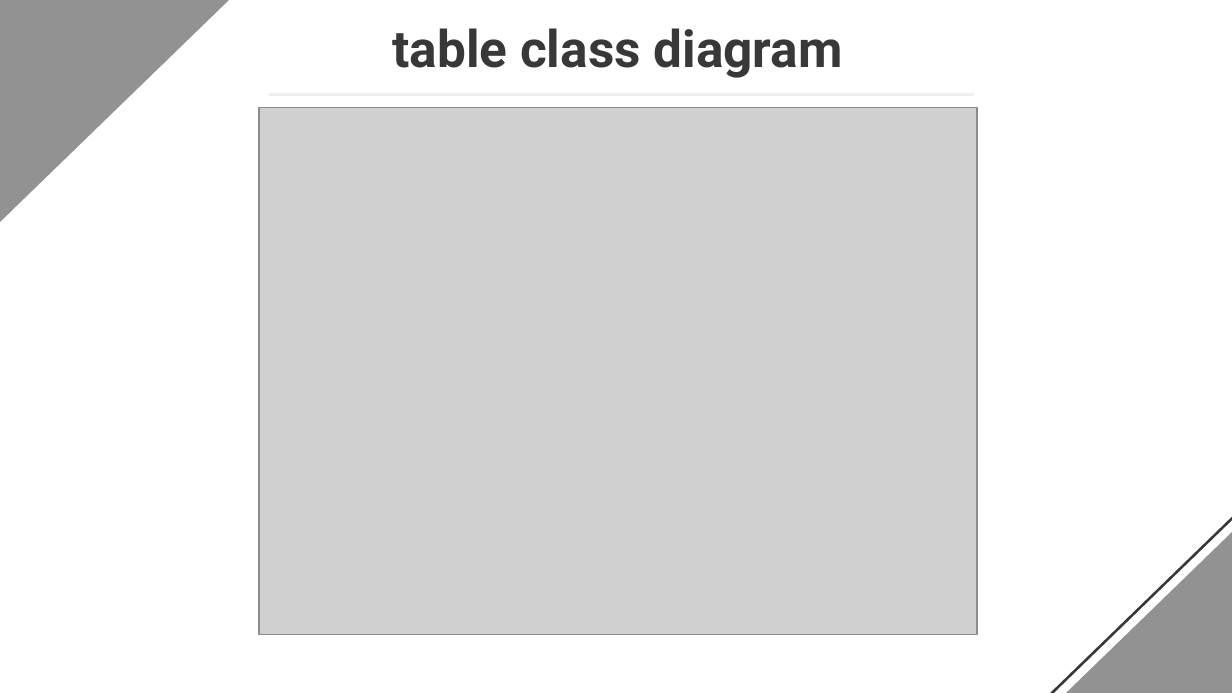
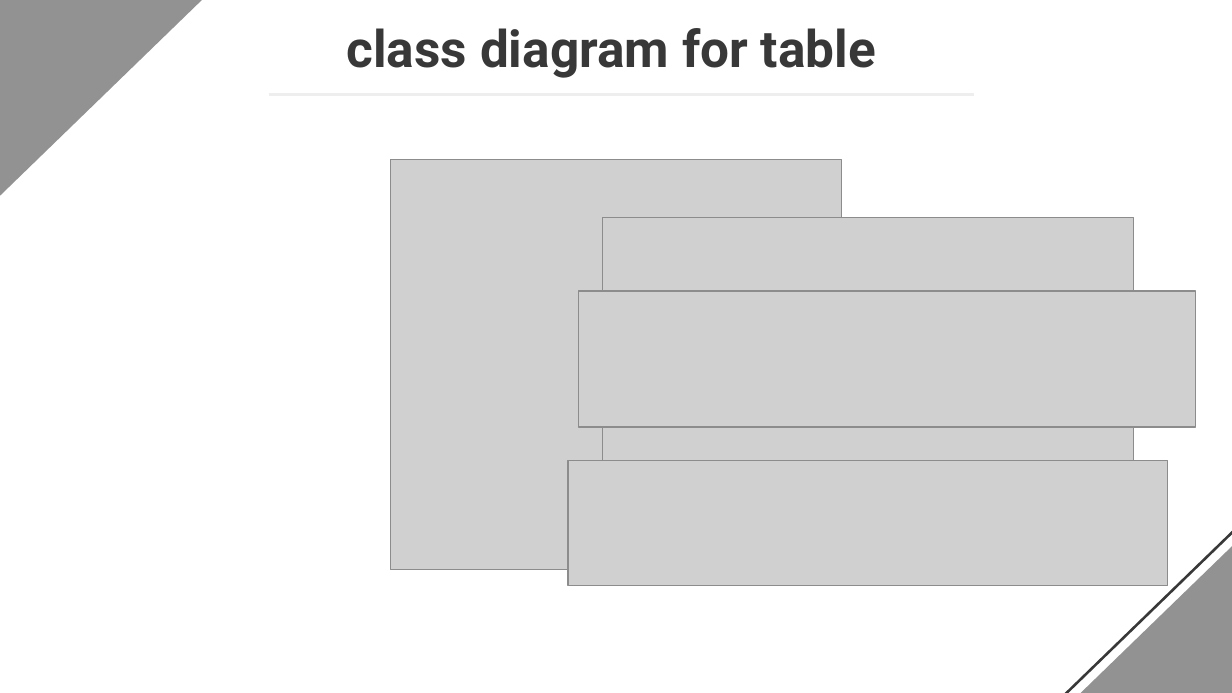
Before and after one commit to XHung09/OOLT.ICT.20202.Team3, a slide deck: slide 8 of presentation/Final Project OOP Slides.pptx. Drawn at 1232x693 pixels with LibreOffice and Linux fonts; fonts in the diff are those of the drawing; grey boxes stand for pictures. Boxes give left, top, right and bottom in pixels: in the first picture for what was removed or moved away, otherwise in the second. Text is boxed around its words. In the diff, an @@ line names an element or a change of style, - is before the commit and + after.

```diff
--- a/presentation/Final Project OOP Slides.pptx
+++ b/presentation/Final Project OOP Slides.pptx
@@ right triangle: place and size @@
-right triangle at (0,0,356,322)
+right triangle at (0,0,349,302)
@@ text at (347,28,876,78): text changed @@
-table class diagram
+class diagram for table
@@ picture: place and size @@
-picture at (259,107,977,634)
+picture at (391,160,841,570)
@@ picture added at (602,217,1133,511) @@
@@ picture added at (579,291,1196,426) @@
@@ right triangle: place and size @@
-right triangle at (946,350,1232,693)
+right triangle at (954,357,1232,693)
@@ right triangle: place and size @@
-right triangle at (961,350,1232,693)
+right triangle at (967,357,1232,693)
@@ picture added at (568,461,1168,586) @@
```
Also in this commit, not shown: 9 other slides changed, 1 slide added, 1 slide removed, 1 other file.
